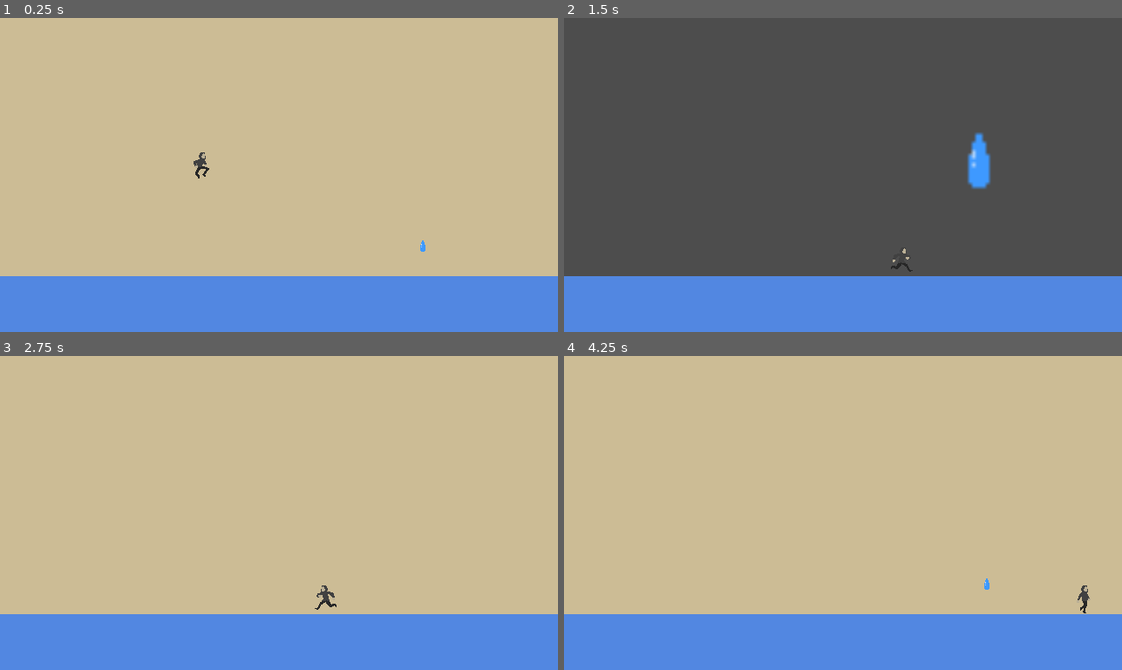
Above: before the commit, frames 1-4 (two rows, left to right).
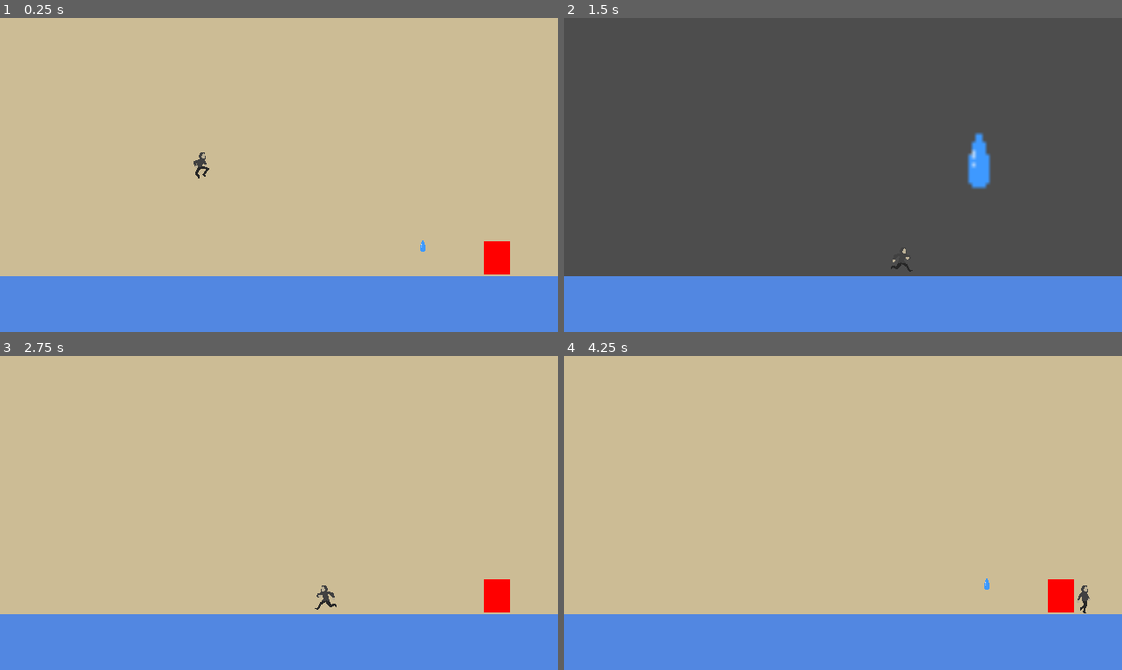
Above: after the commit, the same moments.

Repository: Aterlone/MasseyGameJam
Game: Godot game, scene res://main.tscn
Same seed, same stepped clock (60 frames per second), same inputs: the game is played once before the commit and once after it.
Inputs:
- Up to frame 1 (0.25 s): no input
- Up to frame 2 (1.5 s): tap Enter (ui_accept) at 0.5, 0.6, 0.77, 1.07, 1.35 s; hold Right (ui_right) from 0.53 s (still down)
- Up to frame 3 (2.75 s): tap Enter (ui_accept) at 1.52, 1.82, 2.1 s; release Right (ui_right) at 2.03 s; hold Left (ui_left) from 2.03 s (still down)
- Up to frame 4 (4.25 s): release Left (ui_left) at 2.78 s; hold Right (ui_right) from 2.78 s (still down); tap Enter (ui_accept) at 2.85, 3.02, 3.32, 3.6, 3.77, 4.07 s

The runs differ from the first frame. In frame 1, 0.5% of the frame differs, in the area x 86-92%, y 71-82%; in frame 2, nothing differs; in frame 3, 0.5%; in frame 4, 0.5%.

Commit message:
Door update

Diff:
--- /dev/null
+++ b/Misc/Door.gd
@@ -0,0 +1,7 @@
+extends Area2D
+
+func _on_body_entered(body):
+	if body.name == "Player":
+		print("Player with the door!")
+		##IF button pressed
+		##Go to wherever door needs
--- a/Testing.tscn
+++ b/Testing.tscn
@@ -1,12 +1,16 @@
-[gd_scene load_steps=6 format=3 uid="uid://do5va2lfbac07"]
+[gd_scene load_steps=8 format=3 uid="uid://do5va2lfbac07"]
 
 [ext_resource type="PackedScene" uid="uid://chs0nv8r8ro0j" path="res://player/player.tscn" id="1_axi3y"]
 [ext_resource type="Script" uid="uid://dp8crx1qbp3sc" path="res://Misc/collapsingObject.gd" id="2_kfraa"]
 [ext_resource type="Texture2D" uid="uid://byrbstmnsejcj" path="res://objects/waterdrop.png" id="3_28q7j"]
+[ext_resource type="Script" uid="uid://bk1bf37xv1x5a" path="res://Misc/Door.gd" id="4_1x61k"]
 
 [sub_resource type="RectangleShape2D" id="RectangleShape2D_axi3y"]
 
 [sub_resource type="CircleShape2D" id="CircleShape2D_axi3y"]
+
+[sub_resource type="RectangleShape2D" id="RectangleShape2D_28q7j"]
+size = Vector2(30, 37)
 
 [node name="Testing" type="Node2D"]
 
@@ -42,4 +46,18 @@
 scale = Vector2(1, 1.1875)
 texture = ExtResource("3_28q7j")
 
+[node name="Door" type="Area2D" parent="."]
+script = ExtResource("4_1x61k")
+
+[node name="CollisionShape2D" type="CollisionShape2D" parent="Door"]
+position = Vector2(97, -47)
+shape = SubResource("RectangleShape2D_28q7j")
+
+[node name="ColorRect" type="ColorRect" parent="Door"]
+offset_left = 82.0
+offset_top = -66.0
+offset_right = 112.0
+offset_bottom = -28.0
+color = Color(1, 0, 0, 1)
+
 [connection signal="body_entered" from="Water Drop" to="Water Drop" method="_on_body_entered"]
--- a/level_1.tscn
+++ b/level_1.tscn
@@ -1,9 +1,13 @@
-[gd_scene load_steps=3 format=3 uid="uid://bh727cbn7ma3w"]
+[gd_scene load_steps=5 format=3 uid="uid://c04pymn5nqj0c"]
 
 [ext_resource type="PackedScene" uid="uid://dusrftt1q7hkb" path="res://objects/waterdrop.tscn" id="1_3hls8"]
+[ext_resource type="Script" uid="uid://bk1bf37xv1x5a" path="res://Misc/Door.gd" id="2_hbghi"]
 
 [sub_resource type="RectangleShape2D" id="RectangleShape2D_ilcil"]
 size = Vector2(1209, 66)
+
+[sub_resource type="RectangleShape2D" id="RectangleShape2D_hn12h"]
+size = Vector2(30, 37)
 
 [node name="level1" type="Node2D"]
 
@@ -29,3 +33,18 @@
 
 [node name="Waterdrop" parent="." instance=ExtResource("1_3hls8")]
 position = Vector2(485, 262)
+
+[node name="Door" type="Area2D" parent="."]
+position = Vector2(570, 275)
+script = ExtResource("2_hbghi")
+
+[node name="CollisionShape2D" type="CollisionShape2D" parent="Door"]
+shape = SubResource("RectangleShape2D_hn12h")
+
+[node name="DoorTexture" type="ColorRect" parent="Door"]
+offset_left = -15.0
+offset_top = -19.0
+offset_right = 15.0
+offset_bottom = 19.0
+color = Color(1, 0, 0, 1)
+metadata/_edit_use_anchors_ = true
Not shown, added: Misc/Door.gd.uid
